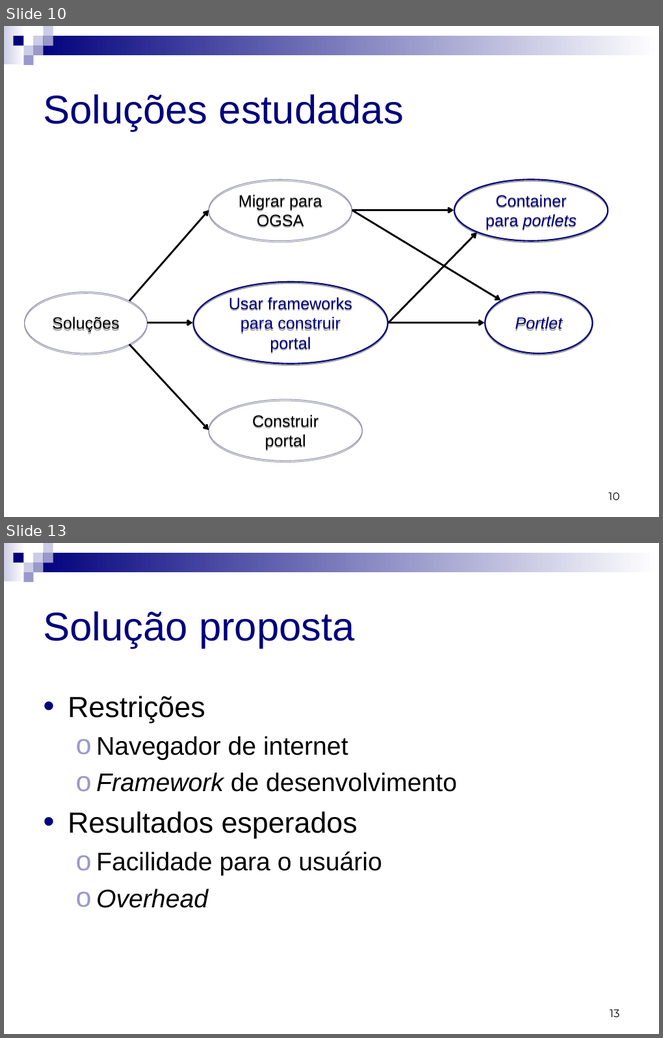
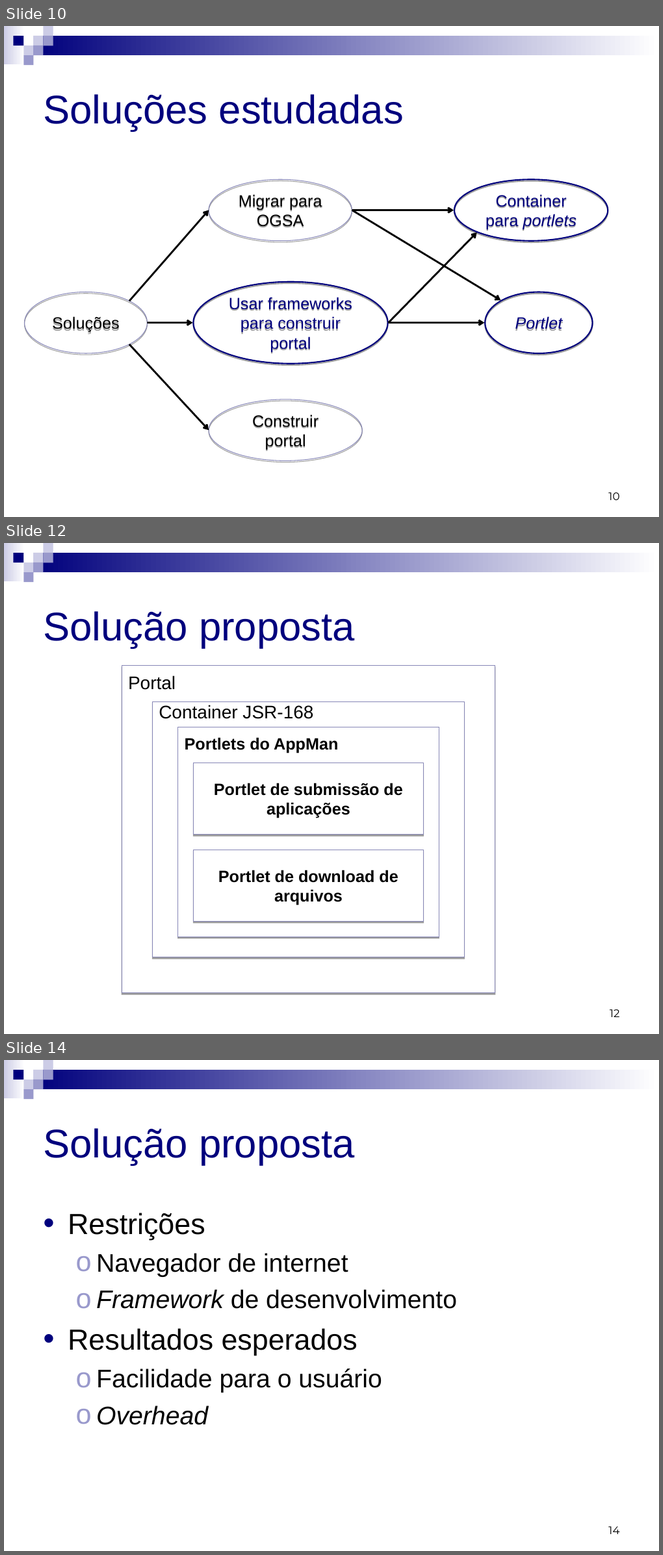
Before and after one commit to micheldavid/tcc-michel, a slide deck: Apresentação/Michel David da Costa - Apresentação.ppt. Shown one above the other, each under a label of ours: slides 10 and 13 before the commit, slides 10, 12 and 14 after it; the slides between them are not shown. The pictures are 663x1038 and 663x1555 pixels, drawn with LibreOffice and Linux fonts; fonts in the diff are those of the drawing. Boxes give left, top, right and bottom in pixels: in the first picture for what was removed or moved away, otherwise in the second. Text is boxed around its words. In the diff, an @@ line names an element or a change of style, - is before the commit and + after.

```diff
--- a/Apresentação/Michel David da Costa - Apresentação.ppt
+++ b/Apresentação/Michel David da Costa - Apresentação.ppt
@@ slide 12 added at [4,543,659,1034], background #FFFFFF; not listed: 9 template elements that a slide beside it also shows @@
@@ title added at [43,611,355,648], 44 pt, text #00007D @@
+Solução proposta
@@ rectangle added at [122,667,495,994], fill #FFFFFF, outline #8686B6 0.74 pt, 20 pt, text #000000 @@
+Portal
@@ rectangle added at [153,702,466,958], fill #FFFFFF, outline #8686B6 0.74 pt, 20 pt, text #000000 @@
+Container JSR-168
@@ rectangle added at [178,727,439,937], fill #FFFFFF, outline #8686B6 0.74 pt, 18 pt, text #000000, bold @@
+Portlets do AppMan
@@ rectangle added at [193,763,424,835], fill #FFFFFF, outline #8686B6 0.74 pt, 18 pt, text #000000, bold @@
+Portlet de submissão de aplicações
@@ rectangle added at [193,850,424,922], fill #FFFFFF, outline #8686B6 0.74 pt, 18 pt, text #000000, bold @@
+Portlet de download de arquivos
@@ page number added at [610,1010,620,1017], 12 pt, text #000000 @@
+12
@@ what was slide 13 is now slide 14 @@
@@ page number at [608,1527,620,1534]: text changed @@
-13
+14
```
Also in this commit, not shown: 7 slides changed, 1 other slide added, 1 slide removed.
